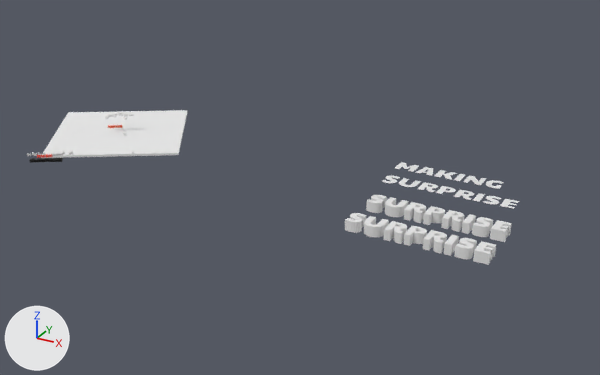
The glTF model src/assets/scene/section_4.glb, before and after one commit.
The view is the same before and after, from a 50 mm camera at (245.0, -290.0, 118.0) aimed at (95.0, -17.0, -18.0). Lighting does not change. The marker at lower left points along +X, +Y and +Z. Where no turn or scale is listed for an object, it has been applied to the vertices. Vertices at the same position are counted once.

In view in the first picture: 'Ground', 'Text', 'Text.001', 'Text.002', 'Text.003'.
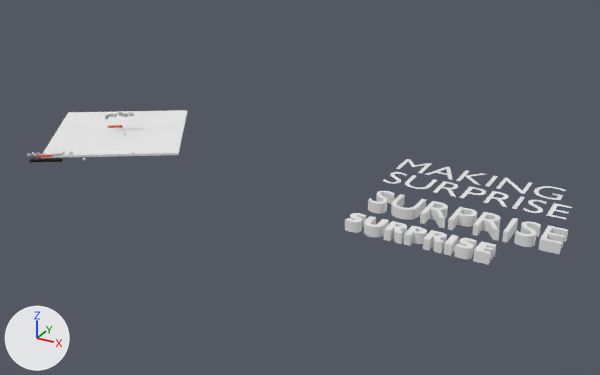
What differs and where, as boxes [x1, y1, x2, y2] in the pictures (600 x 375 px; the box of a moved part takes in the faces that stretch with it):
'Text.002', reshaped (37% wider, 33% taller)
    before: [366, 195, 512, 242]
    after: [368, 191, 568, 254]
'Text.001', reshaped (38% wider, 41% taller)
    before: [382, 176, 519, 209]
    after: [383, 172, 572, 219]
'Text', reshaped (55% wider, 50% taller)
    before: [395, 162, 504, 189]
    after: [396, 159, 566, 200]
part 1 of me_text, rebuilt (17% wider, 27% taller)
    before: [434, 170, 457, 180]
    after: [426, 167, 453, 180]
part 2 of me_text, added
    after: [534, 186, 566, 200]
part 3 of me_text, deleted
    before: [486, 180, 504, 189]
part 4 of me_text, deleted
    before: [416, 167, 433, 176]
part 5 of me_text, moved or reshaped
    before: [454, 174, 486, 185]
    after: [456, 170, 532, 194]
part 6 of me_text, moved or reshaped
    before: [395, 162, 419, 172]
    after: [396, 159, 431, 174]
part 7 of me_text_001, added
    after: [523, 200, 547, 213]
part 8 of me_text_001, cut back
    before: [382, 176, 519, 209]
    after: [383, 172, 525, 209]
part 9 of me_text_001, added
    after: [546, 203, 572, 219]
part 10 of me_text_002, added
    after: [502, 218, 518, 243]
part 11 of me_text_002, rebuilt (26% wider, 40% taller)
    before: [423, 206, 445, 225]
    after: [420, 201, 448, 228]
part 12 of me_text_002, added
    after: [514, 221, 541, 247]
part 13 of me_text_002, added
    after: [391, 194, 426, 220]
part 14 of me_text_002, added
    after: [538, 225, 568, 254]
part 15 of me_text_002, deleted
    before: [366, 195, 387, 213]
part 16 of me_text_002, deleted
    before: [404, 202, 426, 223]
part 17 of me_text_002, cut back
    before: [441, 210, 512, 242]
    after: [448, 207, 501, 241]
part 18 of me_text_002, moved or reshaped
    before: [385, 197, 409, 217]
    after: [368, 191, 395, 214]

The edits, one by one:
me_text is used by ob_text; location (126.0, 5.8, -12.0).
me_text had 249 vertices, 239 faces and spanned x 0.7..44.7, y -0.2..7.6, z 0.0.
me_text now has 153 vertices, 143 faces and spans x 1.3..67.9, y -0.2..12.3, z 0.0.
me_text part 1: the loose piece of 15 vertices spanning x 17.9..25.4, y 0.0..7.5, z 0.0 is rebuilt with 11 vertices and now spans x 13.9..25.8, y 0.0..12.2, z 0.0.
me_text part 2: a new loose piece of 102 vertices spanning x 56.8..67.9, y -0.2..12.3, z 0.0.
me_text part 3: the loose piece of 196 vertices spanning x 38.3..44.7, y -0.2..7.6, z 0.0 is deleted.
me_text part 4: the loose piece of 11 vertices spanning x 9.7..17.2, y 0.0..7.5, z 0.0 is deleted.
me_text part 5: 13 vertices removed from x 26.3..37.3, y 0.0..7.5, z 0.0; 24 vertices added at x 27.2..54.6, y 0.0..12.2, z 0.0.
me_text part 6: 1 vertex moved within x 3.0, y 0.0, z 0.0; 12 vertices removed from x 0.7..8.9, y 0.0..7.5, z 0.0; 14 vertices added at x 1.3..12.6, y 0.0..12.2, z 0.0.
me_text_001 is used by ob_text_001; location (127.0, -9.4, -12.0).
me_text_001 had 523 vertices, 513 faces and spanned x 0.4..53.6, y -0.2..7.6, z 0.0.
me_text_001 now has 274 vertices, 264 faces and spans x 0.7..72.4, y -0.2..12.3, z 0.0.
me_text_001 part 7: a new loose piece of 52 vertices spanning x 56.6..63.5, y -0.2..12.3, z 0.0.
me_text_001 part 8: 2 vertices moved within x 22.2..43.8, y 0.0..5.3, z 0.0; 518 vertices removed from x 0.4..53.6, y -0.2..7.6, z 0.0; 205 vertices added at x 0.7..54.5, y -0.2..12.3, z 0.0.
me_text_001 part 9: 12 vertices added at x 65.4..72.4, y 0.0..12.2, z 0.0.
me_text_002 is used by ob_text_002; location (129.7, -29.2, -12.0).
me_text_002 had 858 vertices, 1696 faces and spanned x 0.4..53.6, y -0.2..7.6, z -4.1..0.0.
me_text_002 now has 460 vertices, 900 faces and spans x 0.7..72.4, y -0.2..12.3, z -4.1..0.0.
me_text_002 part 10: a new loose piece, a box spanning x 52.8..54.5, y 0.0..12.2, z -4.1..0.0.
me_text_002 part 11: the loose piece of 94 vertices spanning x 23.4..29.6, y 0.0..7.5, z -4.1..0.0 is rebuilt with 76 vertices and now spans x 22.2..31.6, y 0.0..12.2, z -4.1..0.0.
me_text_002 part 12: a new loose piece of 84 vertices spanning x 56.6..63.5, y -0.2..12.3, z -4.1..0.0.
me_text_002 part 13: a new loose piece of 60 vertices spanning x 9.3..19.7, y -0.2..12.2, z -4.1..0.0.
me_text_002 part 14: a new loose piece of 24 vertices spanning x 65.4..72.4, y 0.0..12.2, z -4.1..0.0.
me_text_002 part 15: the loose piece of 180 vertices spanning x 0.4..6.1, y -0.2..7.6, z -4.1..0.0 is deleted.
me_text_002 part 16: the loose piece of 140 vertices spanning x 15.8..22.5, y -0.2..7.5, z -4.1..0.0 is deleted.
me_text_002 part 17: 2 vertices moved within x 43.8, y 5.3, z -4.1..0.0; 348 vertices removed from x 30.4..53.6, y -0.2..7.6, z -4.1..0.0; 120 vertices added at x 32.8..51.4, y 0.0..12.2, z -4.1..0.0.
me_text_002 part 18: 90 vertices removed from x 7.1..14.5, y -0.2..7.5, z -4.1..0.0; 82 vertices added at x 0.7..7.6, y -0.2..12.3, z -4.1..0.0.
